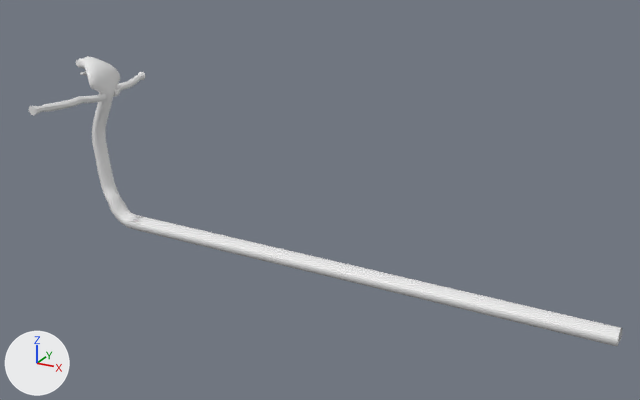
One commit to the Blender file snake.blend: the scene before it, then after it.
The view is the same before and after, from a camera (50 mm lens) standing at (6.33, -6.67, 3.69) and looking at (1.81, 1.58, 0.01). The axes (+X, +Y, +Z) are drawn at lower left. The lights are the same throughout.
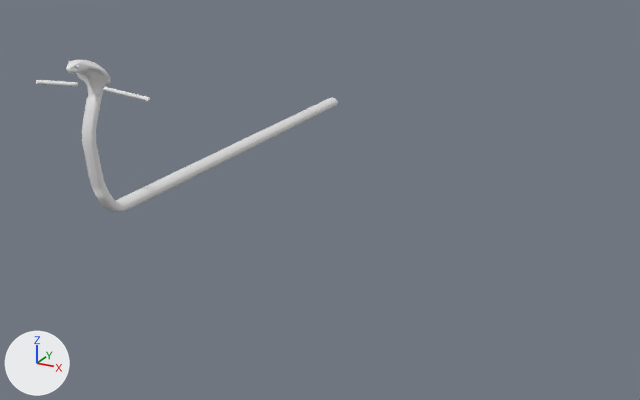
The edits, one by one:
Object 'Cube' (ob_cube) is deleted.
Object 'Sphere' (ob_sphere) moves from (0.0, 0.003, 1.688) to (-0.003, -0.137, 1.688).
Object 'Sphere' (ob_sphere) turns from (0, 0, 180) to (0, 0, -90) degrees about x, y and z.

What differs and where, as boxes (x1, y1, x2, y2) in the pictures (640 x 400 px):
'Sphere', moved, turned
    before: (76, 56, 622, 346)
    after: (36, 59, 338, 212)
'Cube', deleted
    before: (29, 72, 145, 116)
